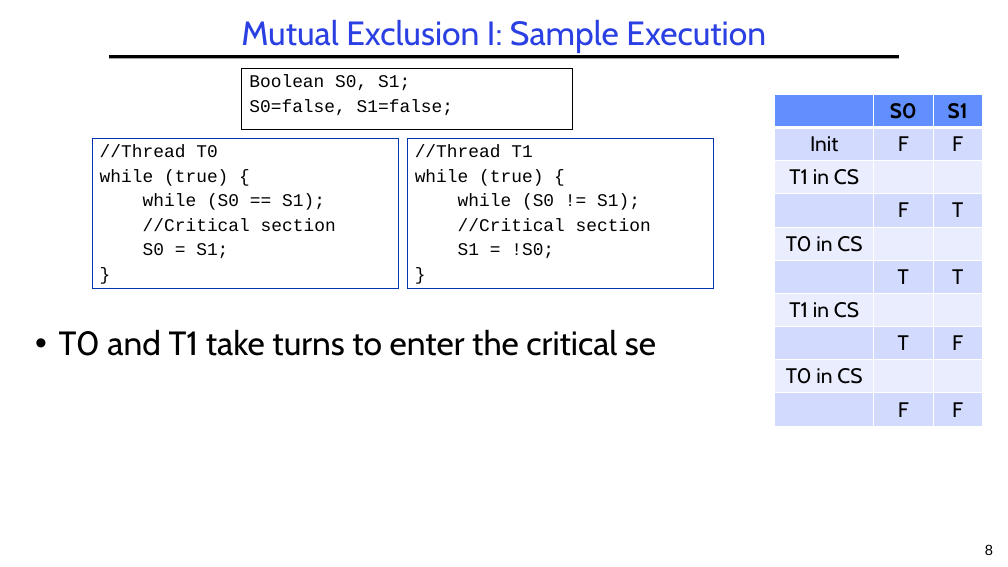
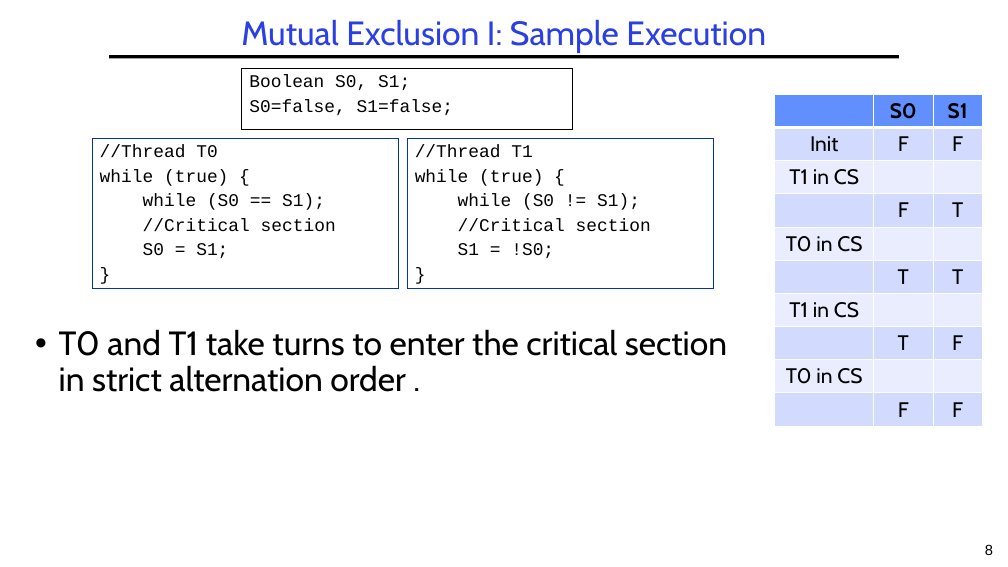
Before and after one commit to guhofstra/CSC256Fa25, a slide deck: slide 8 of PPTs/L3-Exercises ANS.pptx. Drawn at 1008x567 pixels with LibreOffice and Linux fonts; fonts in the diff are those of the drawing. Boxes give left, top, right and bottom in pixels: in the first picture for what was removed or moved away, otherwise in the second. Text is boxed around its words. In the diff, an @@ line names an element or a change of style, - is before the commit and + after.

```diff
--- a/PPTs/L3-Exercises ANS.pptx
+++ b/PPTs/L3-Exercises ANS.pptx
@@ text at [59, 329, 727, 392]: text changed @@
-• T0 and T1 take turns to enter the critical se
+• T0 and T1 take turns to enter the critical section in strict alternation order .
```
Also in this commit, not shown: 6 other slides changed, 4 other files.
